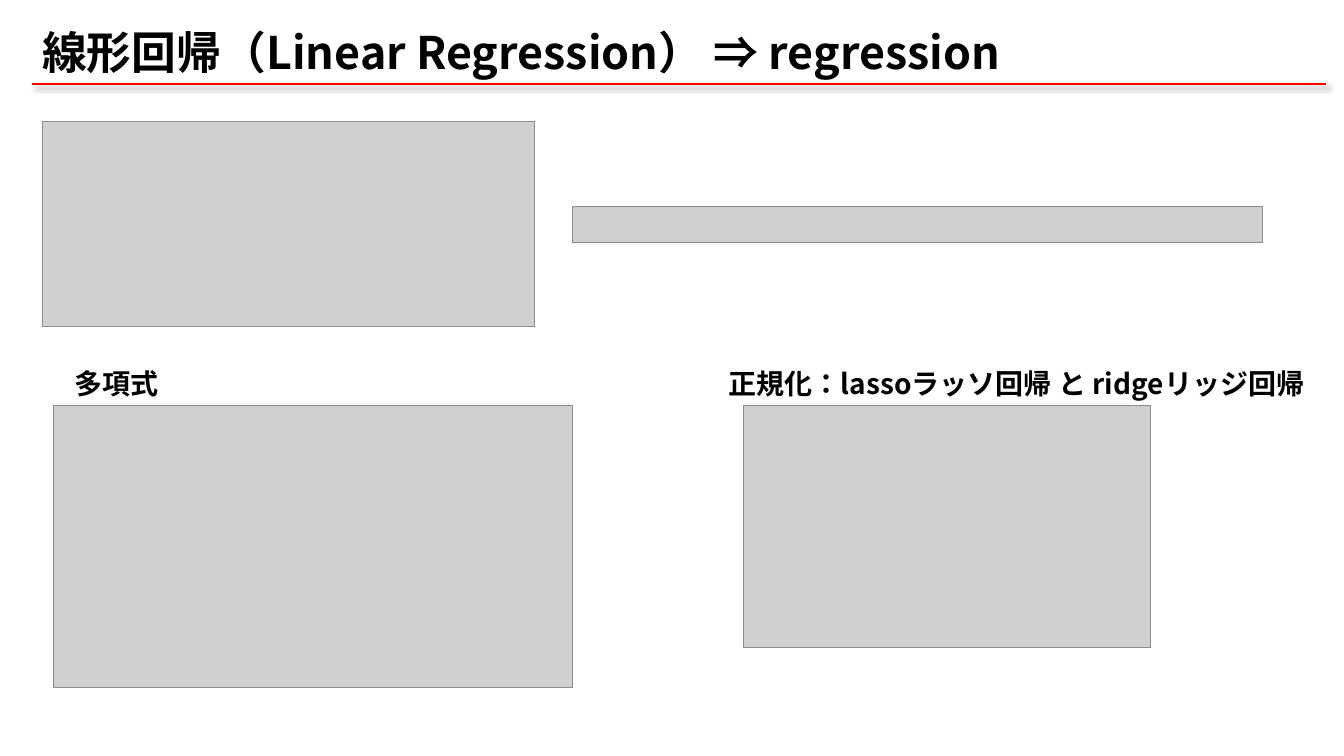
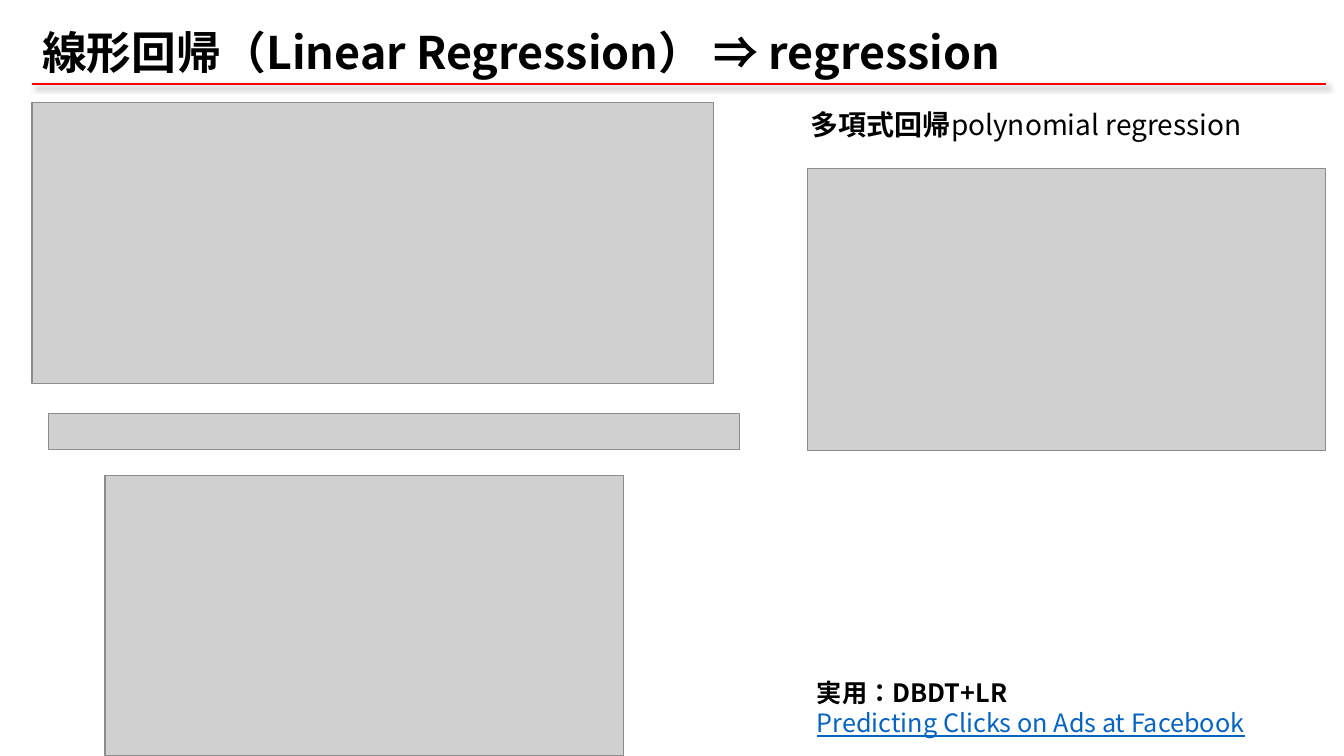
Before and after one commit to qqinxl2015/machine-learning-basic, a slide deck: slide 21 of 00_ML_start.pptx (slide 10 before the commit). Drawn at 1344x756 pixels with LibreOffice and Linux fonts; fonts in the diff are those of the drawing; grey boxes stand for pictures. Boxes give left, top, right and bottom in pixels: in the first picture for what was removed or moved away, otherwise in the second. Text is boxed around its words. In the diff, an @@ line names an element or a change of style, - is before the commit and + after.

```diff
--- a/00_ML_start.pptx
+++ b/00_ML_start.pptx
@@ picture resized from (x1=42, y1=122, x2=534, y2=328) to (x1=32, y1=103, x2=714, y2=384) @@
@@ text at (x1=811, y1=111, x2=1242, y2=142): text changed; bold off @@
-多項式
+多項式回帰polynomial regression
@@ picture moved from (x1=53, y1=406, x2=573, y2=688) to (x1=808, y1=169, x2=1327, y2=451) @@
@@ text removed at (x1=729, y1=370, x2=1305, y2=401) @@
-正規化：lassoラッソ回帰 と ridgeリッジ回帰
@@ picture moved from (x1=573, y1=206, x2=1263, y2=242) to (x1=48, y1=413, x2=739, y2=450) @@
@@ picture removed at (x1=743, y1=406, x2=1150, y2=648) @@
@@ picture added at (x1=105, y1=476, x2=624, y2=756) @@
@@ text added at (x1=817, y1=680, x2=1244, y2=738), 18 pt, text #0563C1, underline @@
+実用：DBDT+LR
+Predicting Clicks on Ads at Facebook
```
Also in this commit, not shown: 8 other slides changed, 13 slides added, 1 slide removed, 10 other files.
